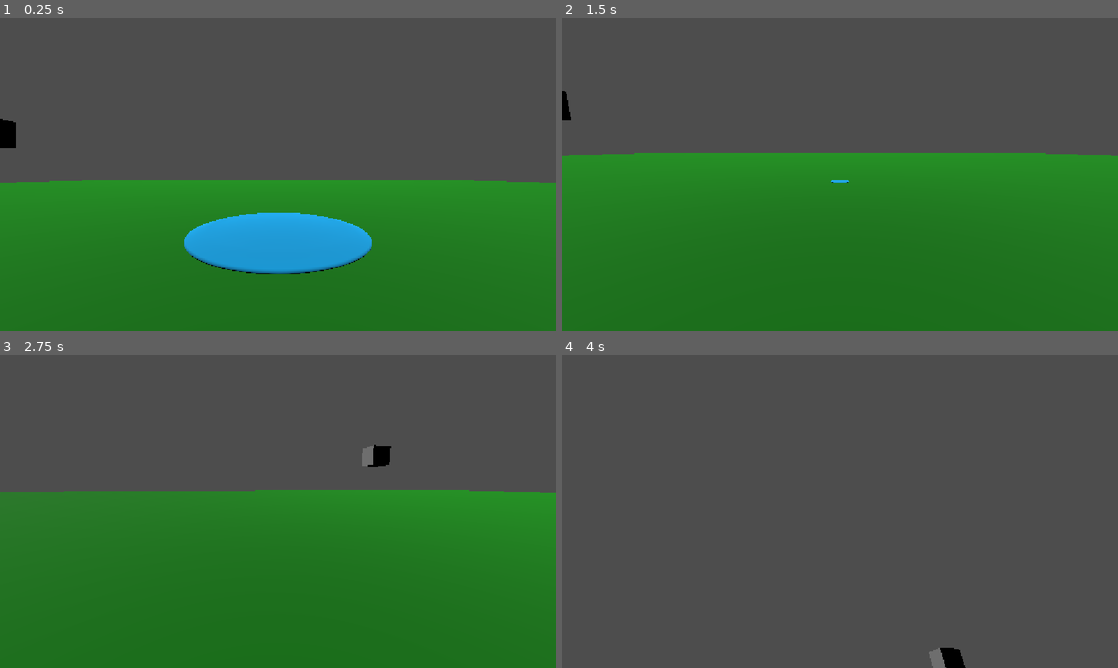
Above: before the commit, frames 1-4 (two rows, left to right).
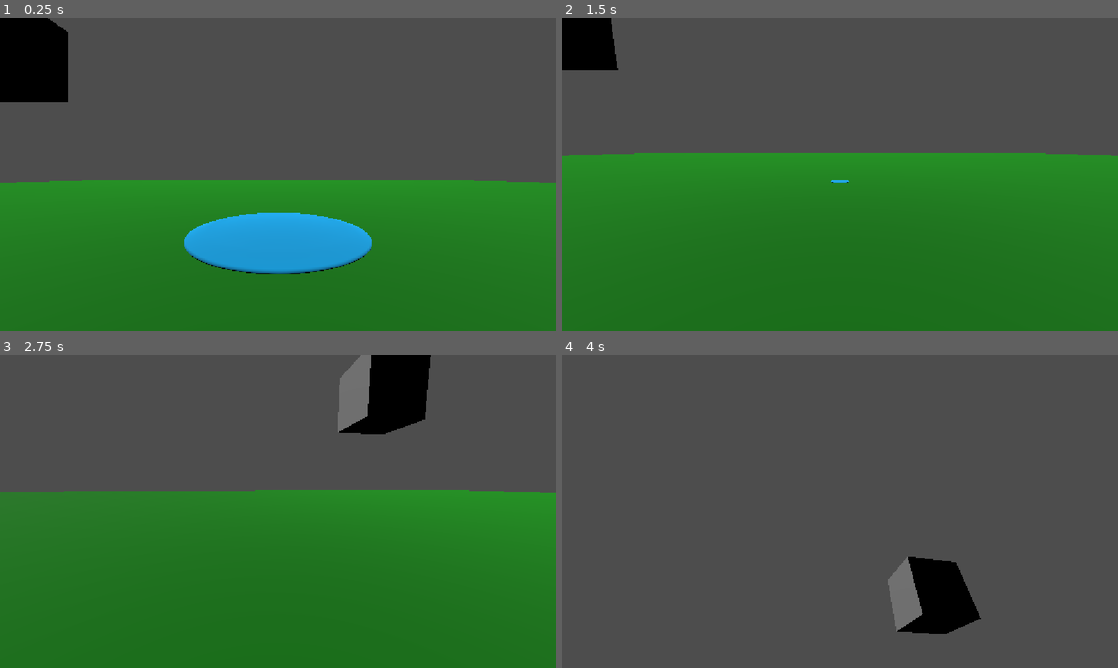
Above: after the commit, the same moments.

Repository: PastarDev/godot-disc-golf
Game: Godot game, scene res://main.tscn
The game is run twice, just before and just after one commit, with the same random seed, the same clock (stepped at 60 frames per second) and the same inputs.
Inputs:
- Up to frame 1 (0.25 s): no input
- Up to frame 2 (1.5 s): tap Enter at 0.5 s; tap Space (throw_disc) at 0.6, 1.25 s; tap S (cam_down) at 1.35 s
- Up to frame 3 (2.75 s): tap Space (throw_disc) at 1.55, 2.3 s; tap Enter at 2 s; hold A (cam_left) from 2.03 s (still down)
- Up to frame 4 (4 s): release A (cam_left) at 2.78 s; tap D (cam_right) at 2.85 s; tap Space (throw_disc) at 3.05, 3.5, 3.8 s; hold W (cam_up) from 3.53 s (still down)

The runs differ from the first frame. In frame 1, 3.5% of the frame differs, in the area x 0-13%, y 0-42%; in frame 2, 1.7%; in frame 3, 4.0%, in the area x 60-78%, y 0-36%; in frame 4, 3.5%.

Commit message:
added disc rotating when holding
the disc rotates to face up when you are holding it

Diff:
--- a/holdDisc.gd
+++ b/holdDisc.gd
@@ -25,10 +25,14 @@
 
 		state.linear_velocity = to_target * follow_strength
 
+		state.angular_velocity = -global_rotation * 5
+
 
 func _process(_delta: float) -> void:
 
 	if Input.is_action_just_pressed("throw_disc"):
+
+		constant_force = Vector3.ZERO
 
 		is_holding = false
 
--- a/main.tscn
+++ b/main.tscn
@@ -18,7 +18,7 @@
 transform = Transform3D(1, 0, 0, 0, 0.5210079, 0.85355186, 0, -0.85355186, 0.5210079, 0, 37.1981, 9.467678)
 
 [node name="RigidBody3D" type="RigidBody3D" parent="." unique_id=1355291258]
-transform = Transform3D(1, 0, 0, 0, 1, 0, 0, 0, 1, -10.600765, 3.053134, -3.2615728)
+transform = Transform3D(1, 0, 0, 0, 1, 0, 0, 0, 1, -3.4801598, 3.053134, 1.7027416)
 mass = 100.0
 gravity_scale = 0.0
 
